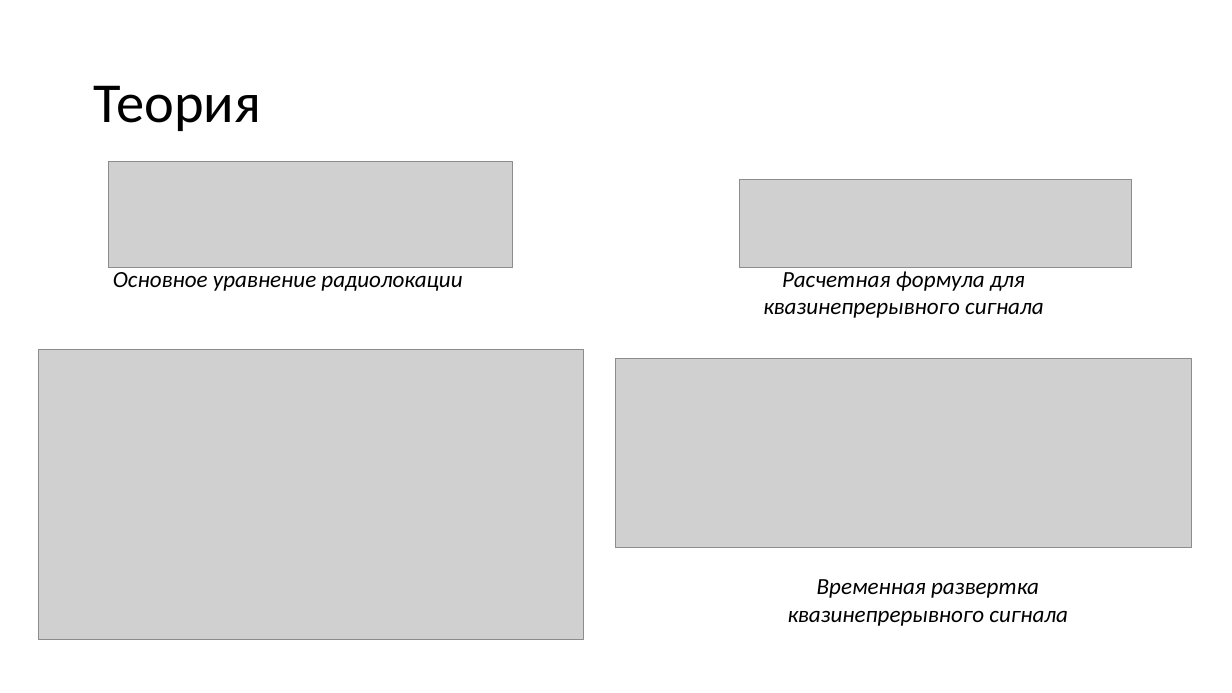
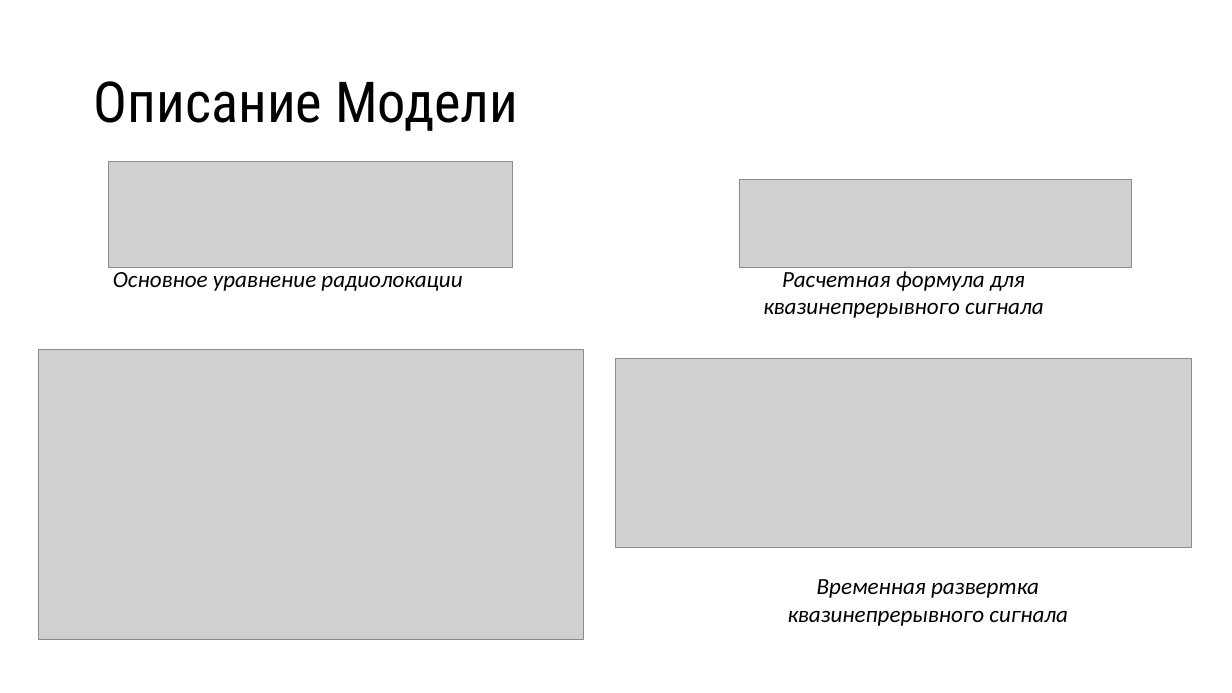
Before and after one commit to Lynech/the-reflected-signal-simulator, a slide deck: slide 6 of presentation.pptx. Drawn at 1232x693 pixels with LibreOffice and Linux fonts; fonts in the diff are those of the drawing; grey boxes stand for pictures. Boxes give left, top, right and bottom in pixels: in the first picture for what was removed or moved away, otherwise in the second. Text is boxed around its words. In the diff, an @@ line names an element or a change of style, - is before the commit and + after.

```diff
--- a/presentation.pptx
+++ b/presentation.pptx
@@ title at [94,81,518,131]: text changed; font Calibri to Roboto Condensed @@
-Теория
+Описание Модели
```
Also in this commit, not shown: 14 other slides changed, 1 slide added, 1 other file.
